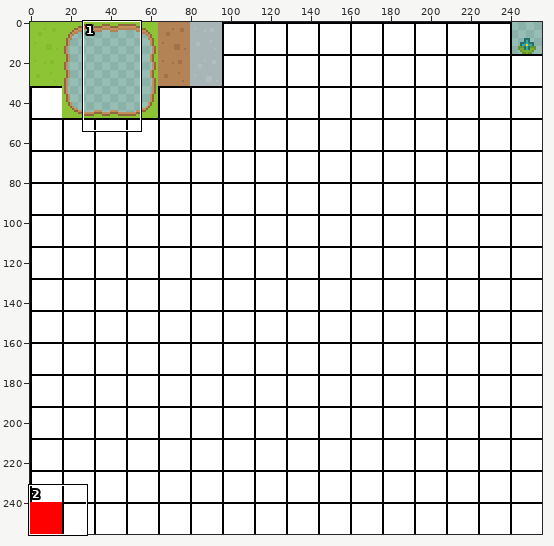
Edited in one commit: sprite sheet (android/assets/game_textures.png). The first picture is a wide view before the edit; the outline marks the close-up.
Close-up. As it was:
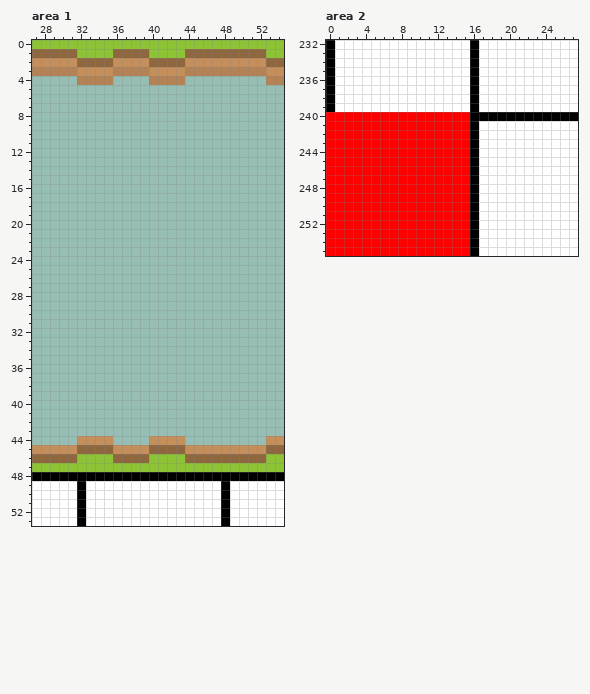
The file is 256x256 pixels. Colours within 5 levels of each other are drawn and written as one. Shown: area 1: x 27..54, y 0..53; area 2: x 0..27, y 232..255.
After:
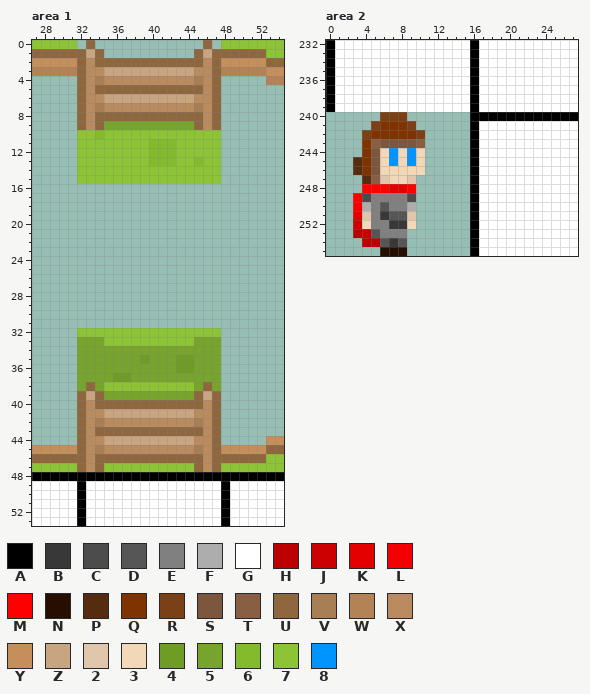
Palette (. is transparent): A #000000  B #383838  C #4c4c4c  D #565656  E #808080  F #adadad  G #ffffff  H #bc0000  J #cc0000  K #e50000  L #f40000  M #ff0000  N #260f00  P #562c10  Q #7f3300  R #7c4017  S #7c563d  T #895f44  U #8f673f  V #a87e54  W #b48355  X #b98b5e  Y #c58f5c  Z #c8a480  2 #e0c7ac  3 #f2d8b9  4 #6e9c24  5 #76a42c  6 #84bb2c  7 #8dc435  8 #0094ff
Difference:
Changed rows in their new state; - is an unchanged pixel.
Area 1:
first column x 32:
 0 .U............U.
 1 UZU..........-Z-
 2 -X--UUUU----UUXU
 3 UXXZZZZZZZZZZXXU
 4 UXVXXXXXXXXXXVXU
 5 UXUUUUUUUUUUUUXU
 6 UXXZZZZZZZZZZXXU
 7 UXVXXXXXXXXXXVXU
 8 UXUUUUUUUUUUUUXU
 9 UXU5555555555UXU
10 7767777777777777
11 7777777766677777
12 7777777766677777
13 7777777766677677
14 7777777777777777
15 7777777777777777
first column x 32:
32 7777777777777777
33 5557777777777555
34 5555555555555555
35 5555555455544555
36 5555555555544555
37 5555445555555555
38 5U577777777775U5
39 UZU5555555555UZU
40 UXUUUUUUUUUUUUXU
41 UXXZZZZZZZZZZXXU
42 UXVXXXXXXXXXXVXU
43 UXUUUUUUUUUUUUXU
44 UXXZZZZZZZZZZXXU
45 -XVXXXXXXXXXXVXU
46 UXUU----UUUU--X-
47 UXU----------UXU
Area 2:
first column x 0:
240 ......RRR.......
241 .....RQQQR......
242 ....RQQQQQR.....
243 ....QTSSSST.....
244 ....QS38383.....
245 ...PQS38383.....
246 ...PQS33333.....
247 ....PT2332......
248 ....---KK-......
249 ...-CEEEEC......
250 ...LFEDEEF......
251 ...K2EBDD2......
252 ...J3EEBB3......
253 ...HJDEEE.......
254 ....HHDBD.......
255 ......NNN.......
